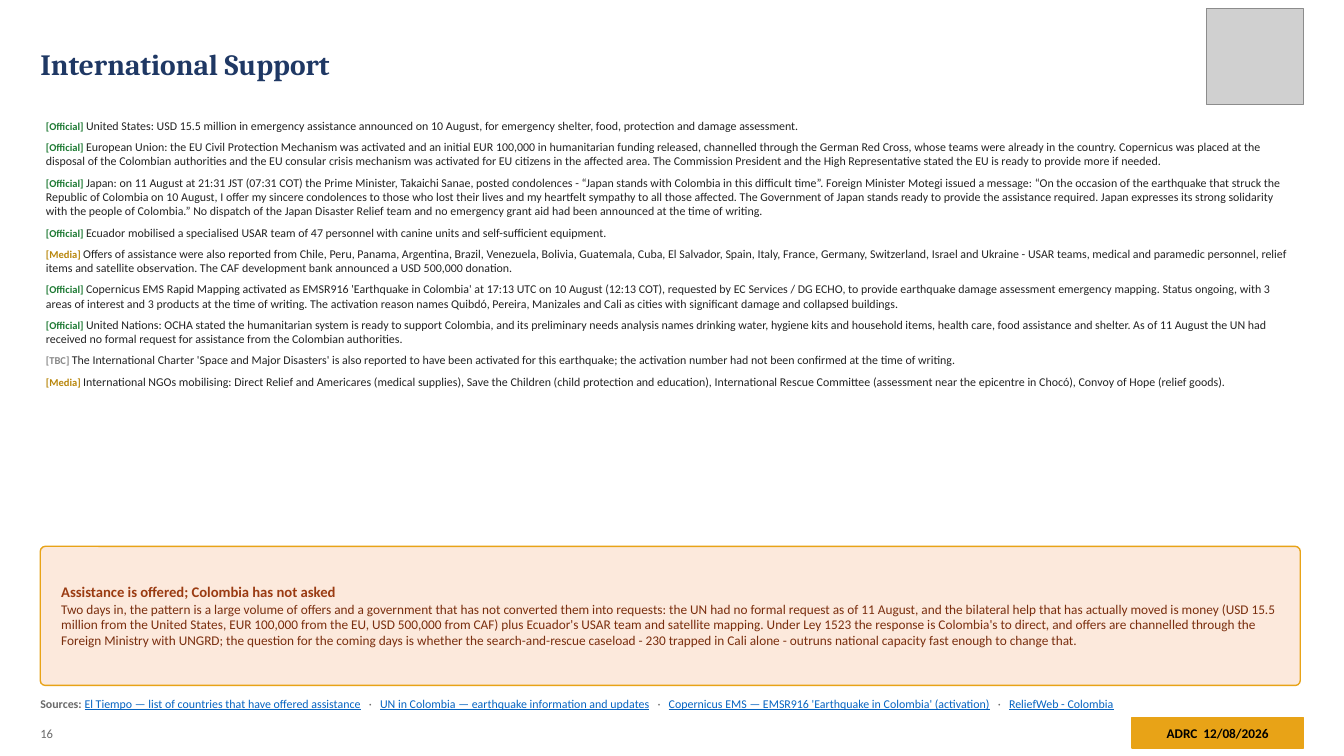
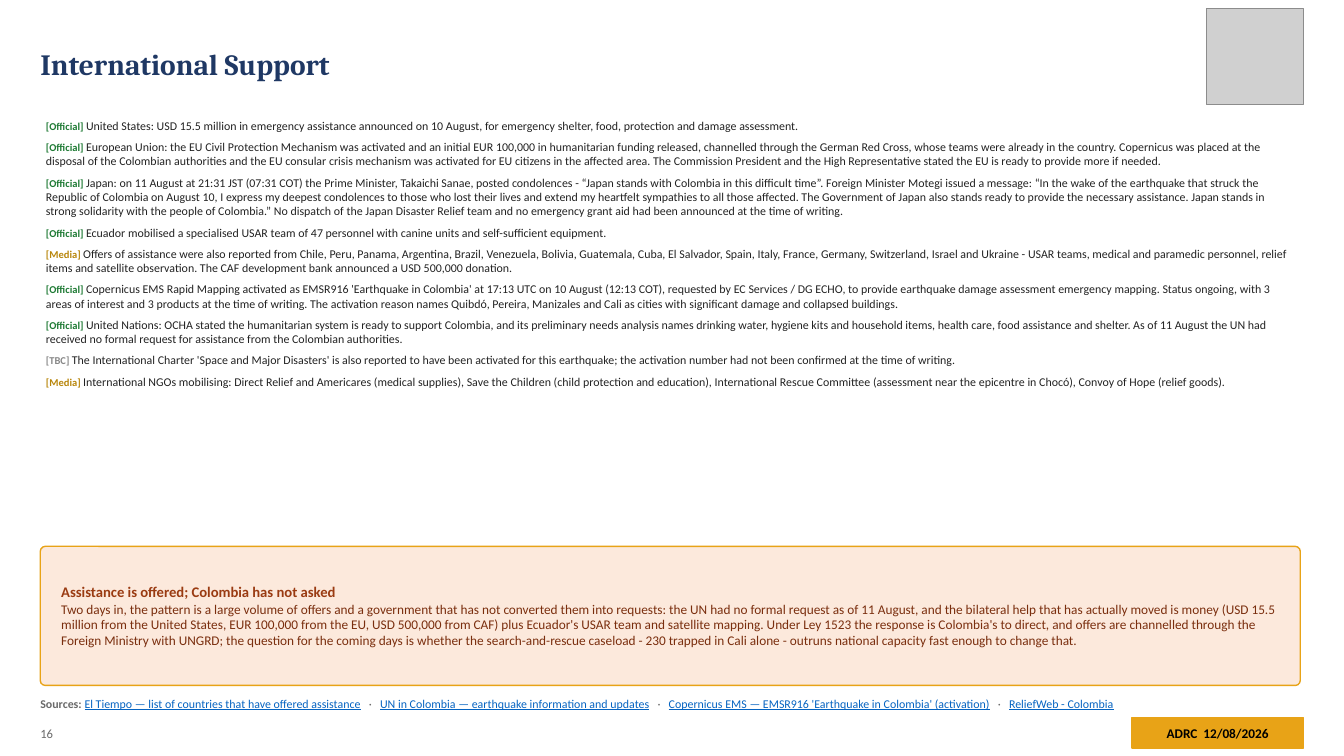
Before and after one commit to kochobi-max/whatsmap, a slide deck: slide 16 of reports/colombia_eq_20260810/output/ADRC_EQ_COL_Choco_20260810_EN.pptx. Drawn at 1344x756 pixels with LibreOffice and Linux fonts; fonts in the diff are those of the drawing; grey boxes stand for pictures. Boxes give left, top, right and bottom in pixels: in the first picture for what was removed or moved away, otherwise in the second. Text is boxed around its words. In the diff, an @@ line names an element or a change of style, - is before the commit and + after.

```diff
--- a/reports/colombia_eq_20260810/output/ADRC_EQ_COL_Choco_20260810_EN.pptx
+++ b/reports/colombia_eq_20260810/output/ADRC_EQ_COL_Choco_20260810_EN.pptx
@@ text at [46,178,1265,217]: text changed @@
-• [Official] Japan: on 11 August at 21:31 JST (07:31 COT) the Prime Minister, Takaichi Sanae, posted condolences - “Japan stands with Colombia in this difficult time”. Foreign Minister Motegi issued a message: “On the occasion of the earthquake that struck the Republic of Colombia on 10 August, I offer my sincere condolences to those who lost their lives and my heartfelt sympathy to all those affected. The Government of Japan stands ready to provide the assistance required. Japan expresses its strong solidarity with the people of Colombia.” No dispatch of the Japan Disaster Relief team and no emergency grant aid had been announced at the time of writing.
+• [Official] Japan: on 11 August at 21:31 JST (07:31 COT) the Prime Minister, Takaichi Sanae, posted condolences - “Japan stands with Colombia in this difficult time”. Foreign Minister Motegi issued a message: “In the wake of the earthquake that struck the Republic of Colombia on August 10, I express my deepest condolences to those who lost their lives and extend my heartfelt sympathies to all those affected. The Government of Japan also stands ready to provide the necessary assistance. Japan stands in strong solidarity with the people of Colombia.” No dispatch of the Japan Disaster Relief team and no emergency grant aid had been announced at the time of writing.
```
Also in this commit, not shown: 1 other slide changed, 6 other files.
